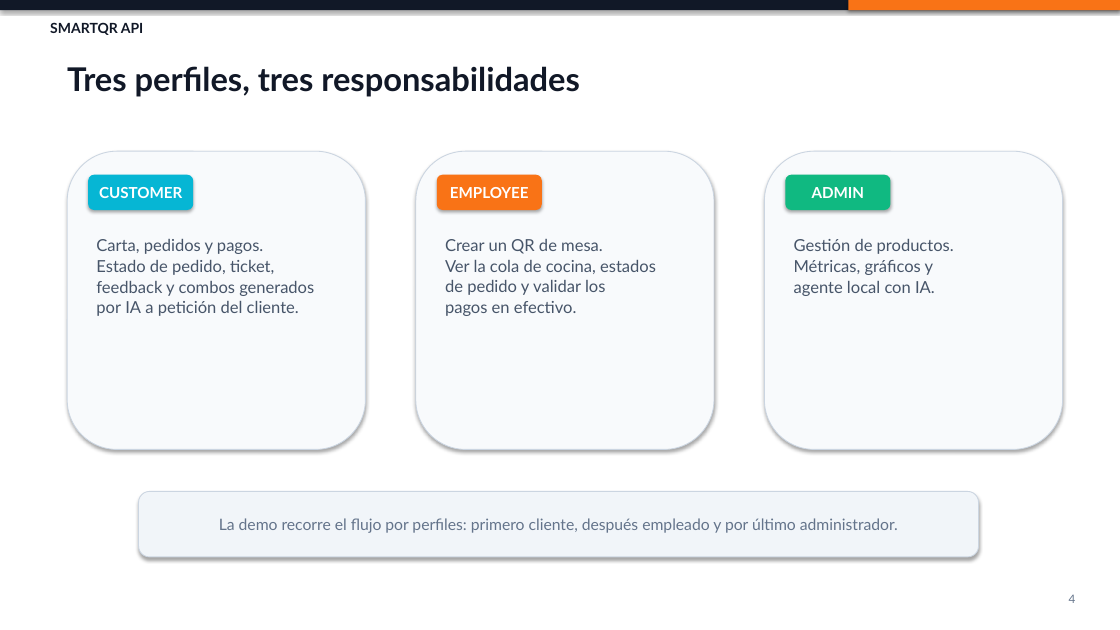
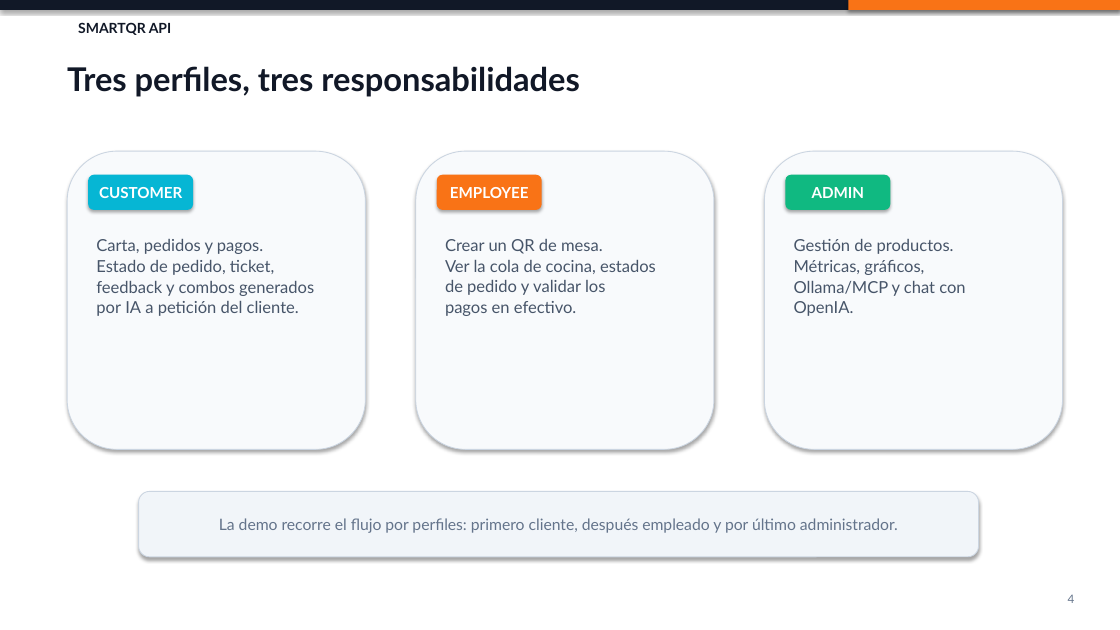
Before and after one commit to fcomanuelcandela90-dev/SmartQR_API, a slide deck: slide 4 of docs/SMARTQR_PRESENTATION.pptx. Drawn at 1120x630 pixels with LibreOffice and Linux fonts; fonts in the diff are those of the drawing. Boxes give left, top, right and bottom in pixels: in the first picture for what was removed or moved away, otherwise in the second. Text is boxed around its words. In the diff, an @@ line names an element or a change of style, - is before the commit and + after.

Commit message:
docs: finalize SmartQR delivery materials

```diff
--- a/docs/SMARTQR_PRESENTATION.pptx
+++ b/docs/SMARTQR_PRESENTATION.pptx
@@ text "SMARTQR API" moved from (x1=50, y1=22, x2=144, y2=35) to (x1=78, y1=22, x2=172, y2=35) @@
@@ proportions changed in 4 elements at (x1=139, y1=492, x2=979, y2=557), (x1=67, y1=151, x2=365, y2=450), (x1=416, y1=151, x2=714, y2=450), (x1=765, y1=151, x2=1063, y2=450) @@
@@ text at (x1=794, y1=260, x2=965, y2=316): text changed @@
-Métricas, gráficos y
-agente local con IA.
+Métricas, gráficos,
+Ollama/MCP y chat con OpenIA.
```
Also in this commit, not shown: 8 other slides changed, 6 other files.
